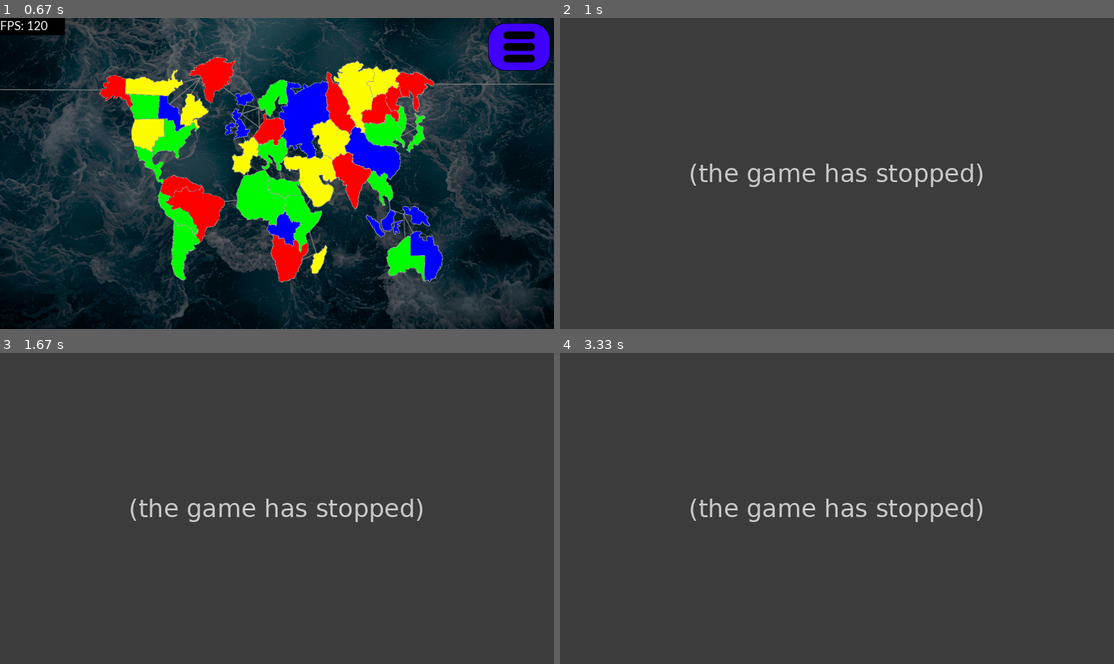
Above: before the commit, frames 1-4 (two rows, left to right).
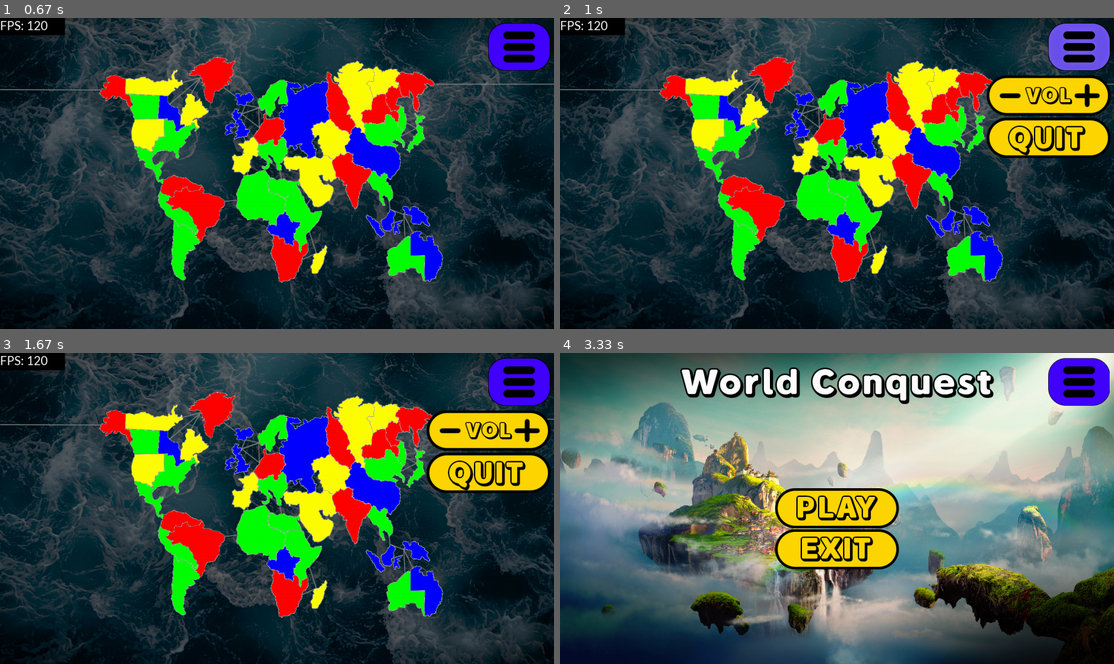
Above: after the commit, the same moments.

Repository: SWE2024/project-pygame
Game: pygame game, started from main.py
Two runs of this game, one before a commit and one after it. Both use one fixed random seed, a clock stepped at 60 frames per second and the inputs below.
Inputs (mouse positions are in pixels of both pictures, inside the frame that each line leads up to):
- Up to frame 1 (0.67 s): click (277, 173) at 0.38 s
- Up to frame 2 (1 s): click (1080, 49) at 0.72 s
- Up to frame 3 (1.67 s): click (105, 461) at 1.22 s; click (481, 617) at 1.55 s
- Up to frame 4 (3.33 s): click (848, 402) at 1.88 s; click (809, 589) at 2.22 s; click (820, 455) at 2.55 s; click (759, 443) at 2.88 s; click (981, 480) at 3.22 s

Frame 1 is identical in both runs. In frame 2, 85% of the frame differs, in the area x 0-100%, y 0-100%; in frame 3, 85%; in frame 4, 96%.
Error before the commit: UnboundLocalError: cannot access local variable 'areaAudioBtnPlus' where it is not associate...; the game stopped at 0.72 s (later frames are placeholders)

Commit message:
settings button crash fix

Diff:
--- a/main.py
+++ b/main.py
@@ -676,6 +676,10 @@
 
                         all_valid_countries.clear()
 
+                    if areaSettingsBtn.collidepoint(event.pos[0], event.pos[1]):
+                        self.current_page = self.game_settings
+                        return
+
                 if event.type == pygame.KEYDOWN:
                     if event.key == self.fullscreen_key:
                         if self.fullscreen:
@@ -690,10 +694,6 @@
                 if event.type == pygame.QUIT:
                     running = False
                     return
-
-                if areaSettingsBtn.collidepoint(event.pos):
-                        self.current_page = self.game_settings
-                        return
 
             cursor_pos = pygame.mouse.get_pos()
             if areaSettingsBtn.collidepoint(cursor_pos):
